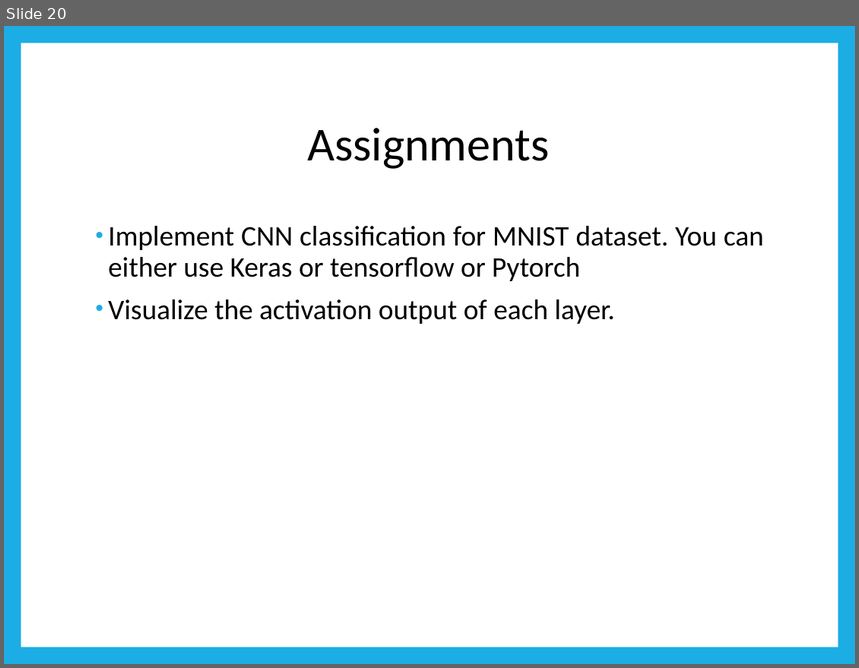
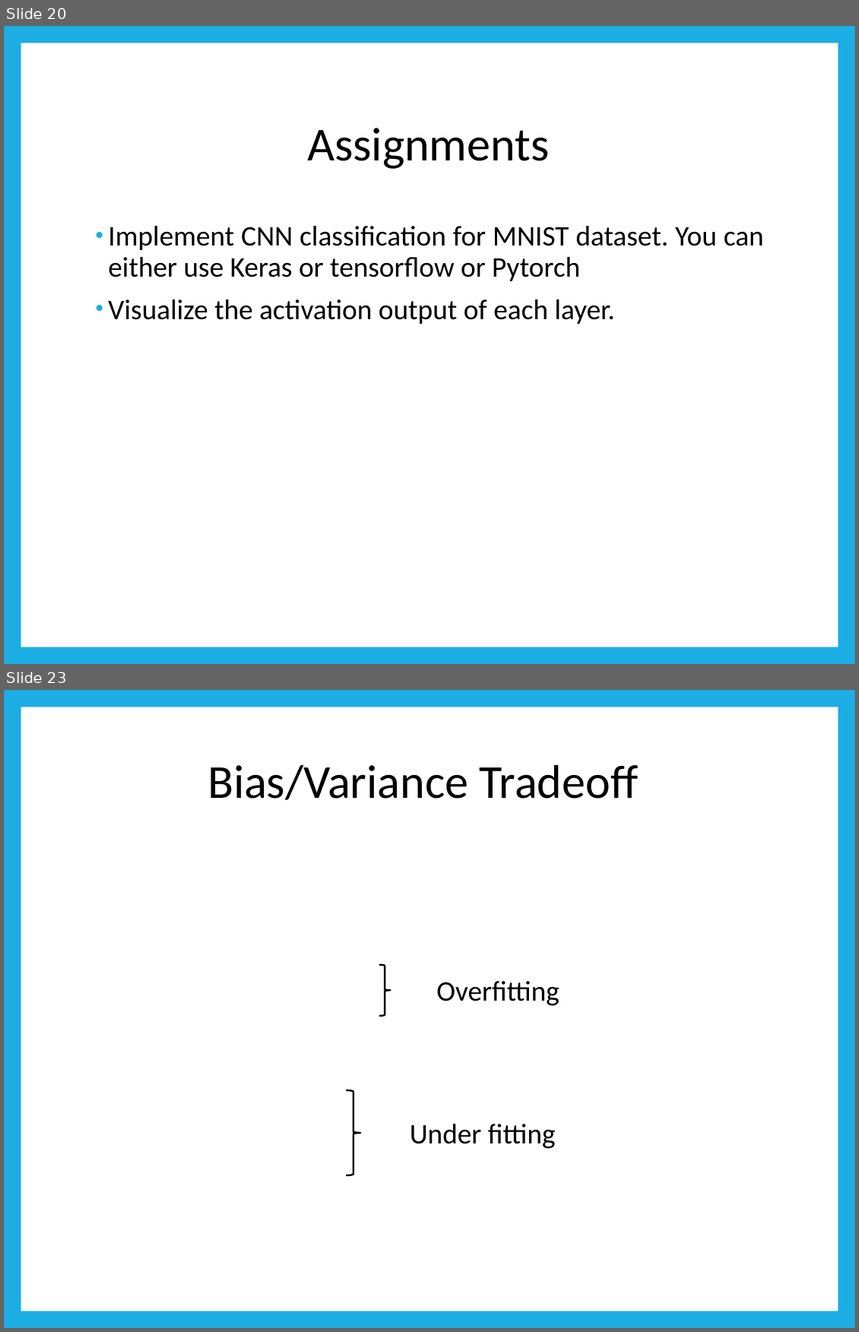
Before and after one commit to naotofukunaga/Intro-Deep-Learning, a slide deck: DeepLearning.pptx. Shown one above the other, each under a label of ours: slide 20 before the commit, slides 20 and 23 after it; the slides between them are not shown. The pictures are 859x668 and 859x1332 pixels, drawn with LibreOffice and Linux fonts; fonts in the diff are those of the drawing; grey boxes stand for pictures. Boxes give left, top, right and bottom in pixels: in the first picture for what was removed or moved away, otherwise in the second. Text is boxed around its words. In the diff, an @@ line names an element or a change of style, - is before the commit and + after.

```diff
--- a/DeepLearning.pptx
+++ b/DeepLearning.pptx
@@ slide 23 added at (4,690,855,1328), background #1CADE4; not listed: 1 template element that a slide beside it also shows @@
@@ title added at (208,764,638,800), 40 pt, text #000000 @@
+Bias/Variance Tradeoff
@@ right brace added at (379,965,390,1016), outline #000000 1.5 pt @@
@@ text added at (436,981,560,1006), 24 pt, text #000000 @@
+Overfitting
@@ right brace added at (346,1091,360,1176), outline #000000 1.5 pt @@
@@ text added at (410,1124,556,1149), 24 pt, text #000000 @@
+Under fitting
```
Also in this commit, not shown: 9 other slides added, 1 other file.
